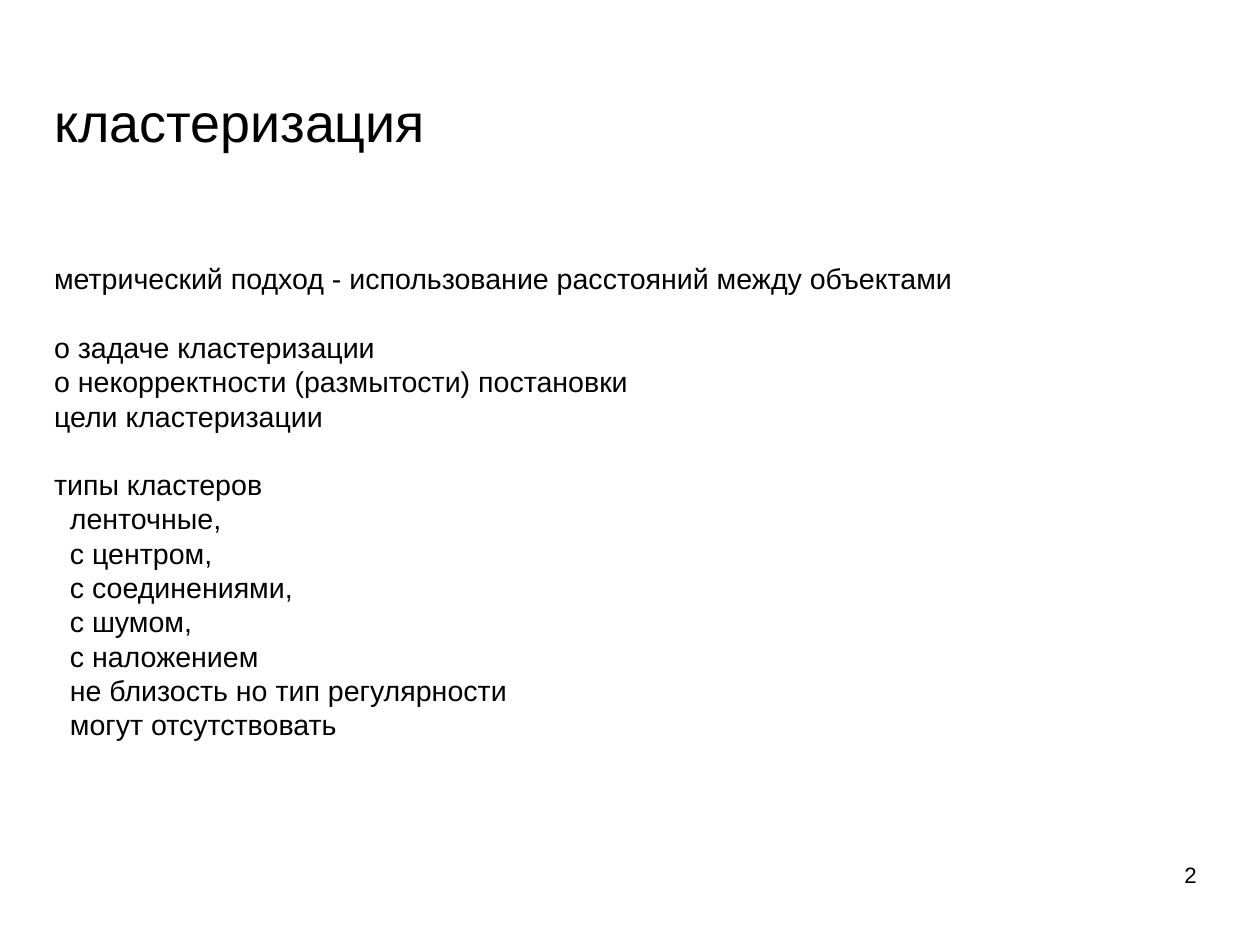
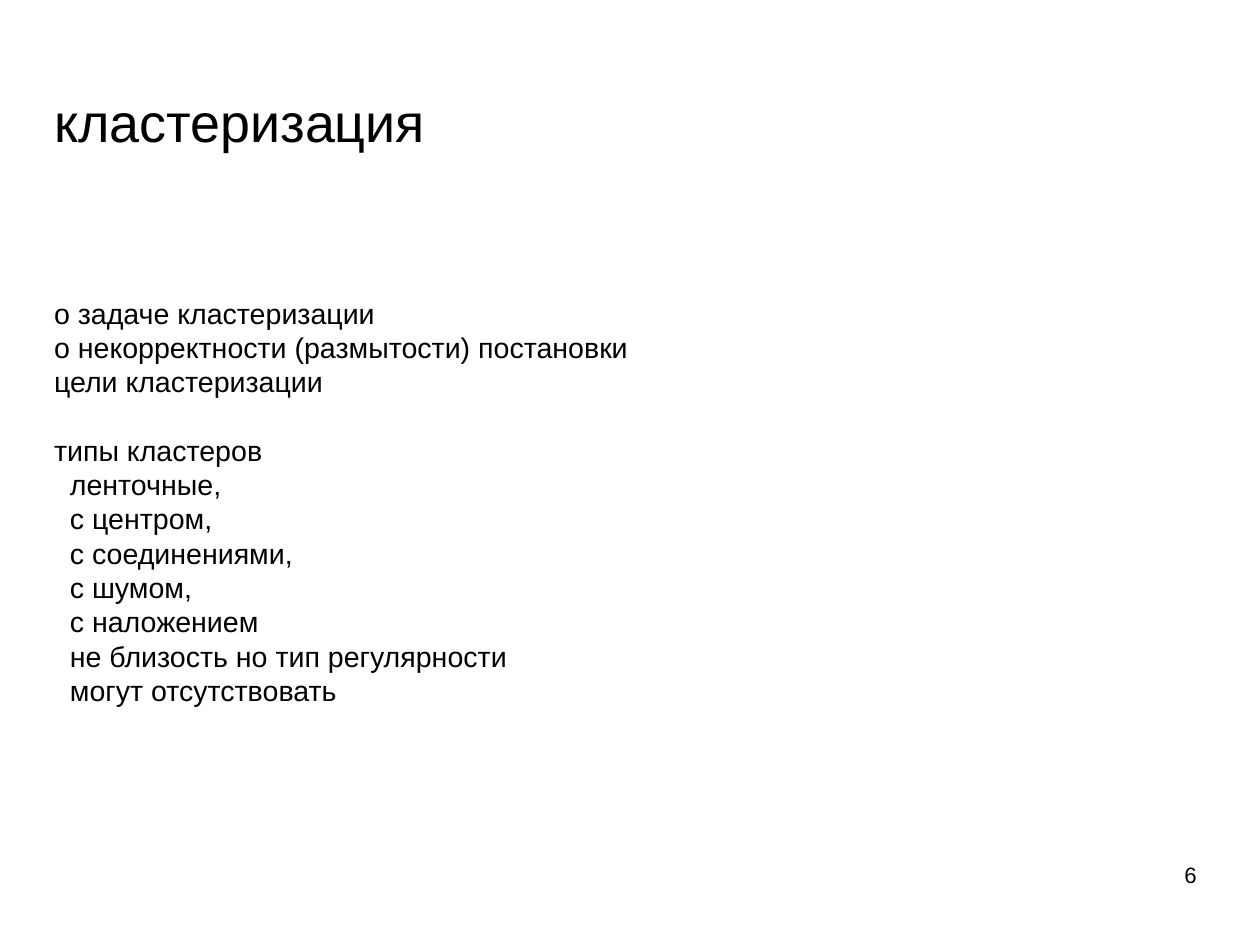
Before and after one commit to mechanoid5/ml_lectorium_legacy, a slide deck: slide 6 of 07-cluster.odp (slide 2 before the commit). Drawn at 1260x945 pixels with LibreOffice and Linux fonts; fonts in the diff are those of the drawing; background and template pictures are left out. Boxes give left, top, right and bottom in pixels: in the first picture for what was removed or moved away, otherwise in the second. Text is boxed around its words. In the diff, an @@ line names an element or a change of style, - is before the commit and + after.

```diff
--- a/07-cluster.odp
+++ b/07-cluster.odp
@@ subtitle at (54,267,952,295): paragraph removed @@
-метрический подход - использование расстояний между объектами
@@ page number at (1184,867,1196,884): text changed @@
-2
+6
```
Also in this commit, not shown: 2 slides added.
